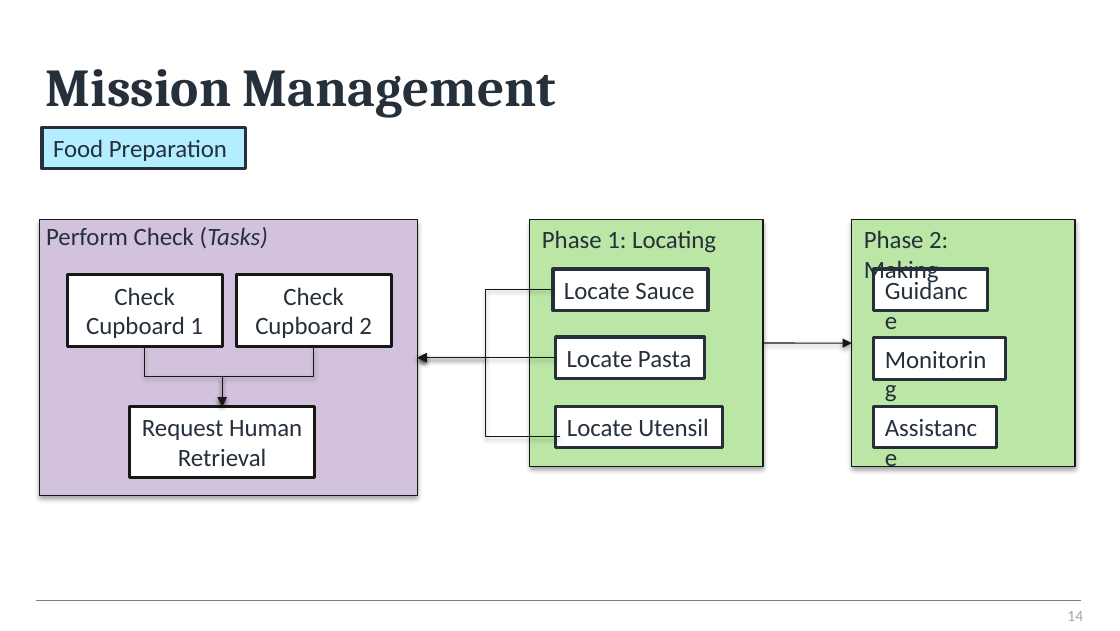
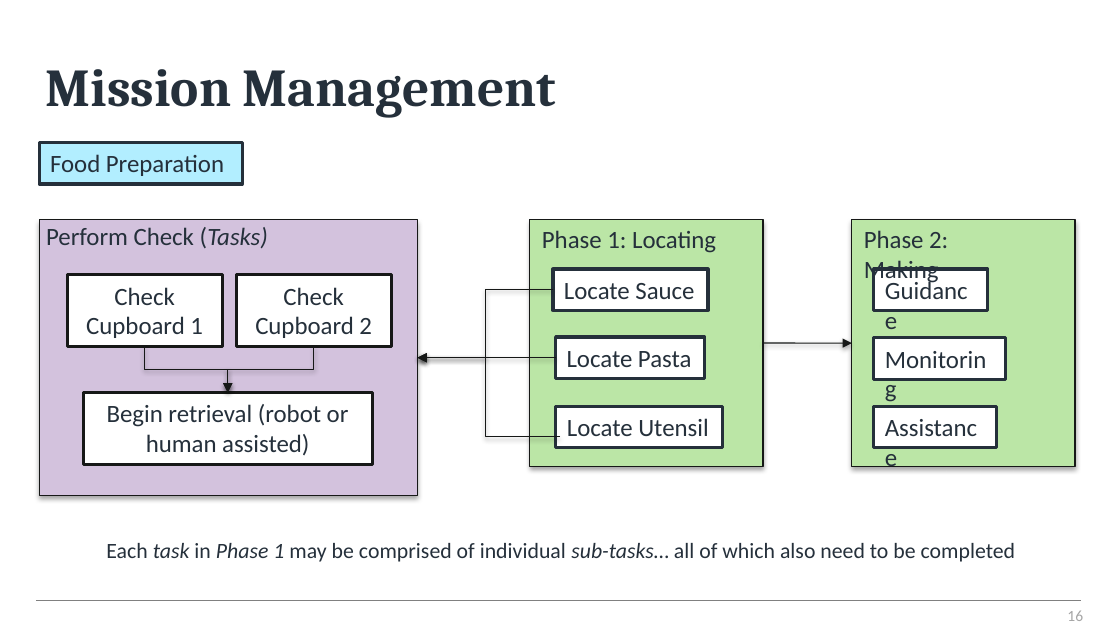
Before and after one commit to hysterr/York_Abstract_Navigation, a slide deck: slide 16 of December_2021.pptx (slide 14 before the commit). Drawn at 1120x631 pixels with LibreOffice and Linux fonts; fonts in the diff are those of the drawing; background and template pictures are left out. Boxes give left, top, right and bottom in pixels: in the first picture for what was removed or moved away, otherwise in the second. Text is boxed around its words. In the diff, an @@ line names an element or a change of style, - is before the commit and + after.

```diff
--- a/December_2021.pptx
+++ b/December_2021.pptx
@@ rectangle "Food Preparation": place and size @@
-rectangle "Food Preparation" at [43, 128, 245, 169]
+rectangle "Food Preparation" at [39, 142, 242, 184]
@@ elbow arrow moved from (144, 346) - (222, 407) to (144, 346) - (227, 392) @@
@@ elbow arrow moved from (314, 346) - (222, 407) to (314, 346) - (227, 392) @@
@@ rectangle "Begin retrieval (robot or human ...": place and size @@
-rectangle "Begin retrieval (robot or human ..." at [130, 407, 315, 478]
+rectangle "Begin retrieval (robot or human ..." at [83, 392, 372, 464]
@@ text in rectangle at [107, 404, 349, 455]: text changed @@
-Request Human
-Retrieval
+Begin retrieval (robot or human assisted)
@@ text added at [106, 543, 1016, 562], 14 pt, text #25303B @@
+Each task in Phase 1 may be comprised of individual sub-tasks… all of which also need to be completed
@@ page number at [1067, 610, 1083, 621]: text changed @@
-14
+16
```
Also in this commit, not shown: 18 other slides changed, 3 slides added, 6 other files.
